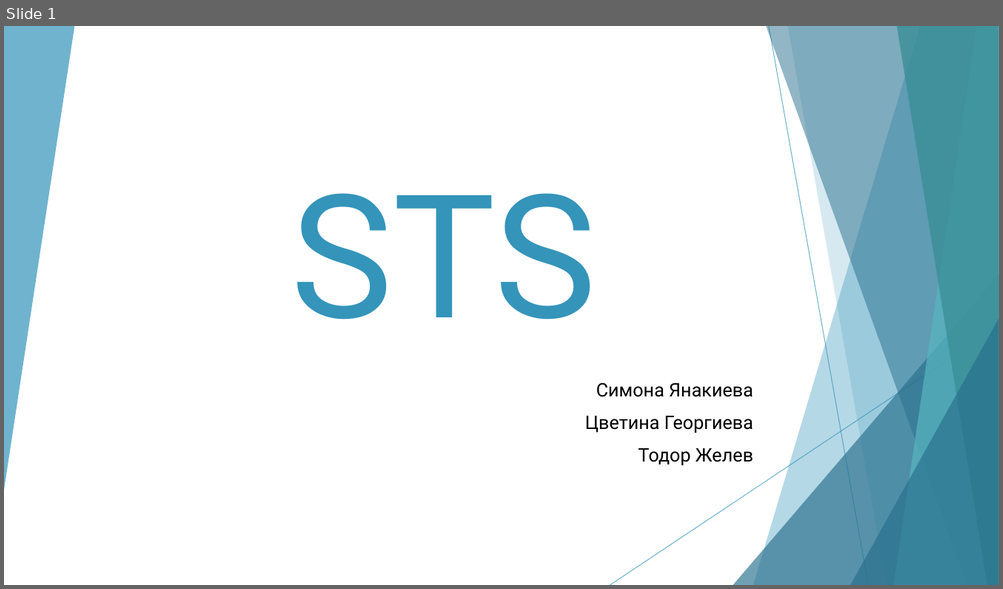
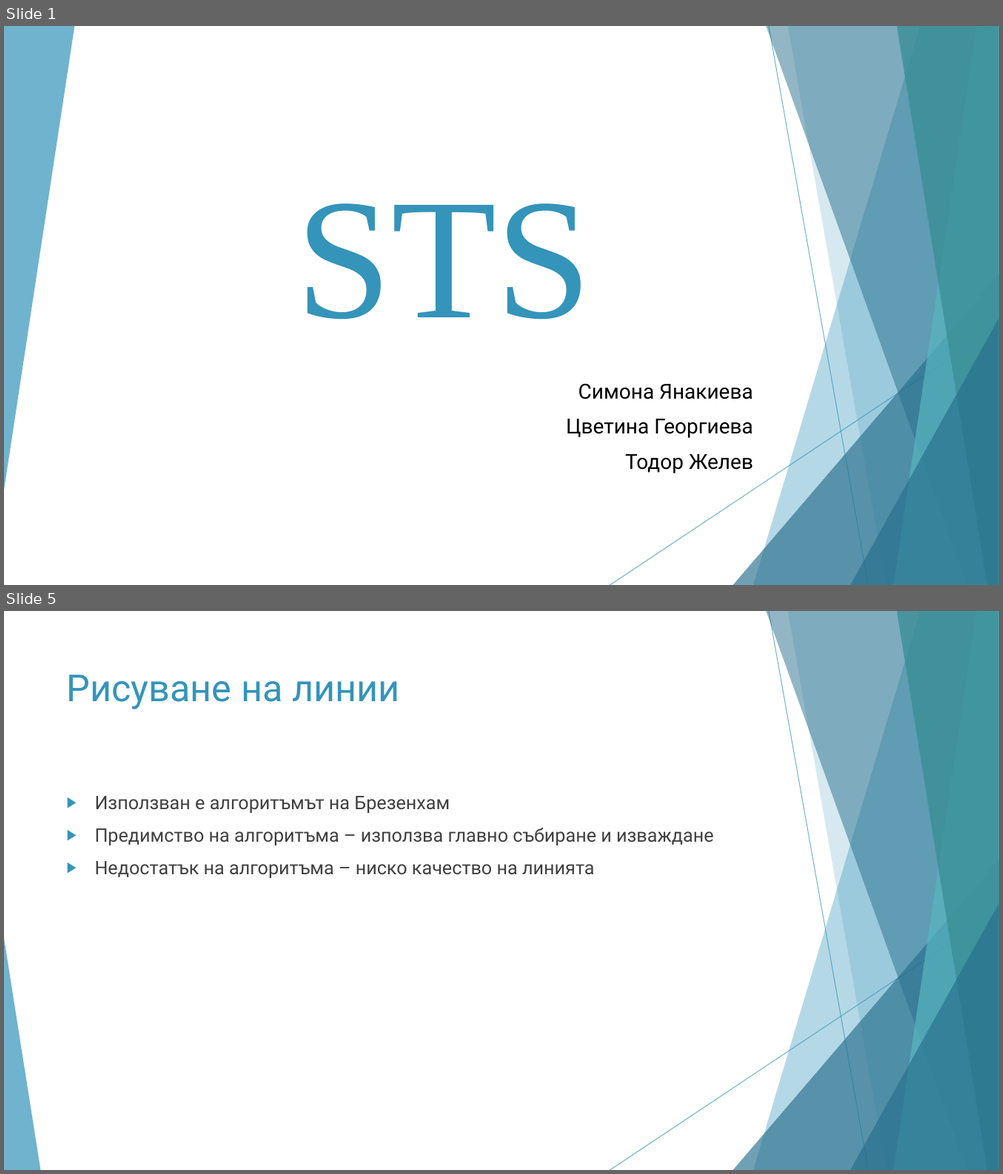
Before and after one commit to todorzhelev/STS, a slide deck: presentation/PresentationFinal.pptx. Shown one above the other, each under a label of ours: slide 1 before the commit, slides 1 and 5 after it; the slides between them are not shown. The pictures are 1003x589 and 1003x1174 pixels, drawn with LibreOffice and Linux fonts; fonts in the diff are those of the drawing. Boxes give left, top, right and bottom in pixels: in the first picture for what was removed or moved away, otherwise in the second. Text is boxed around its words. In the diff, an @@ line names an element or a change of style, - is before the commit and + after.

```diff
--- a/presentation/PresentationFinal.pptx
+++ b/presentation/PresentationFinal.pptx
@@ slide 5 added at <box>4,611,999,1170</box>, background #FFFFFF; not listed: 9 template elements that a slide beside it also shows @@
@@ title added at <box>67,675,399,709</box>, 36 pt, text #3494BA @@
+Рисуване на линии
@@ text added at <box>95,796,713,878</box>, 18 pt, text #404040 @@
+▶ Използван е алгоритъмът на Брезенхам
+▶ Предимство на алгоритъма – използва главно събиране и изваждане
+▶ Недостатък на алгоритъма – ниско качество на линията
@@ triangle added at <box>4,939,40,1170</box>, fill #3494BA at 70% opacity @@
@@ slide 1 changed as well @@
@@ title "STS" at <box>296,204,592,320</box>: font Roboto to Times New Roman @@
@@ subtitle "Симона Янакиева" at <box>566,383,753,474</box>: size 18 to 20 pt @@
```
Also in this commit, not shown: 18 other slides added.
